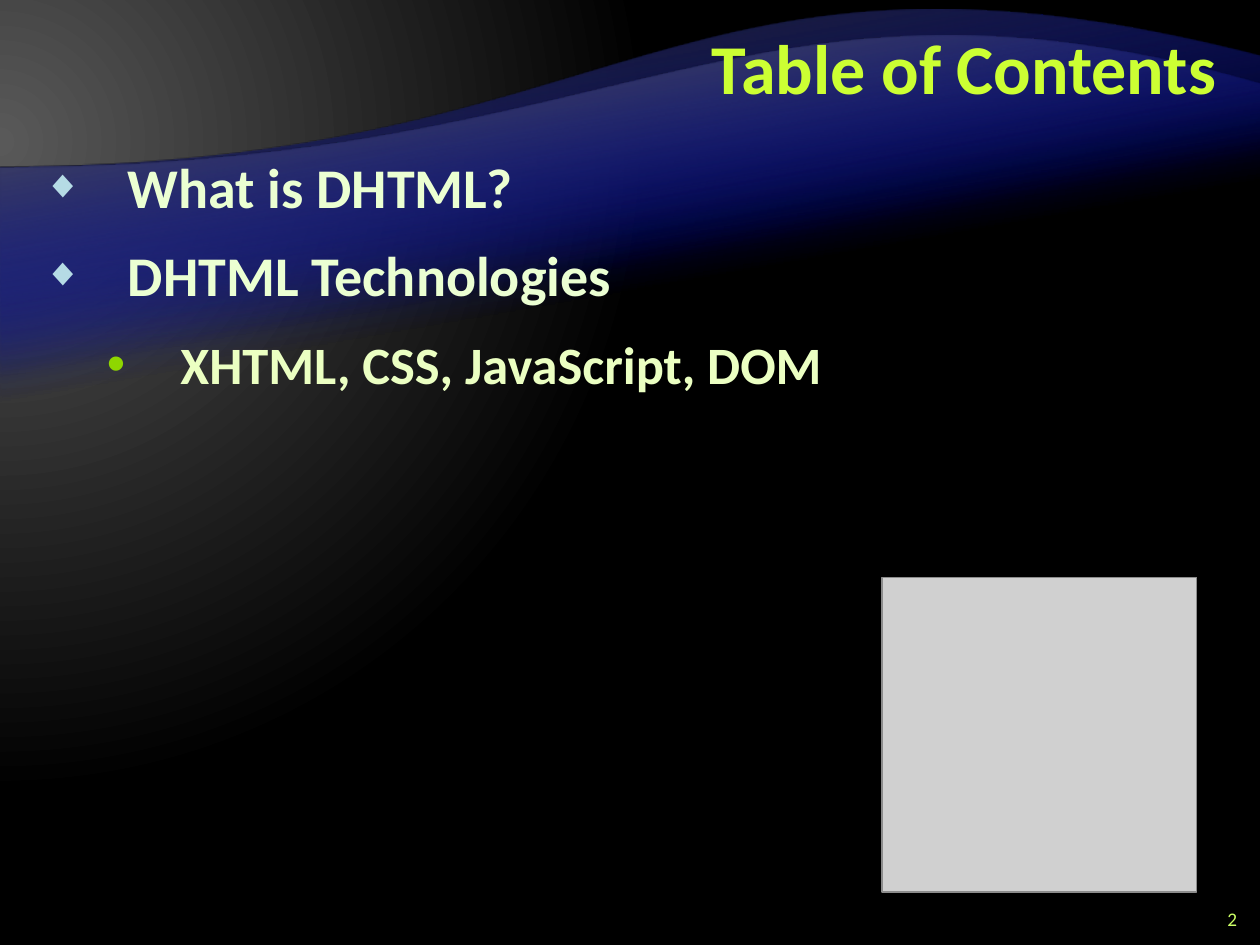
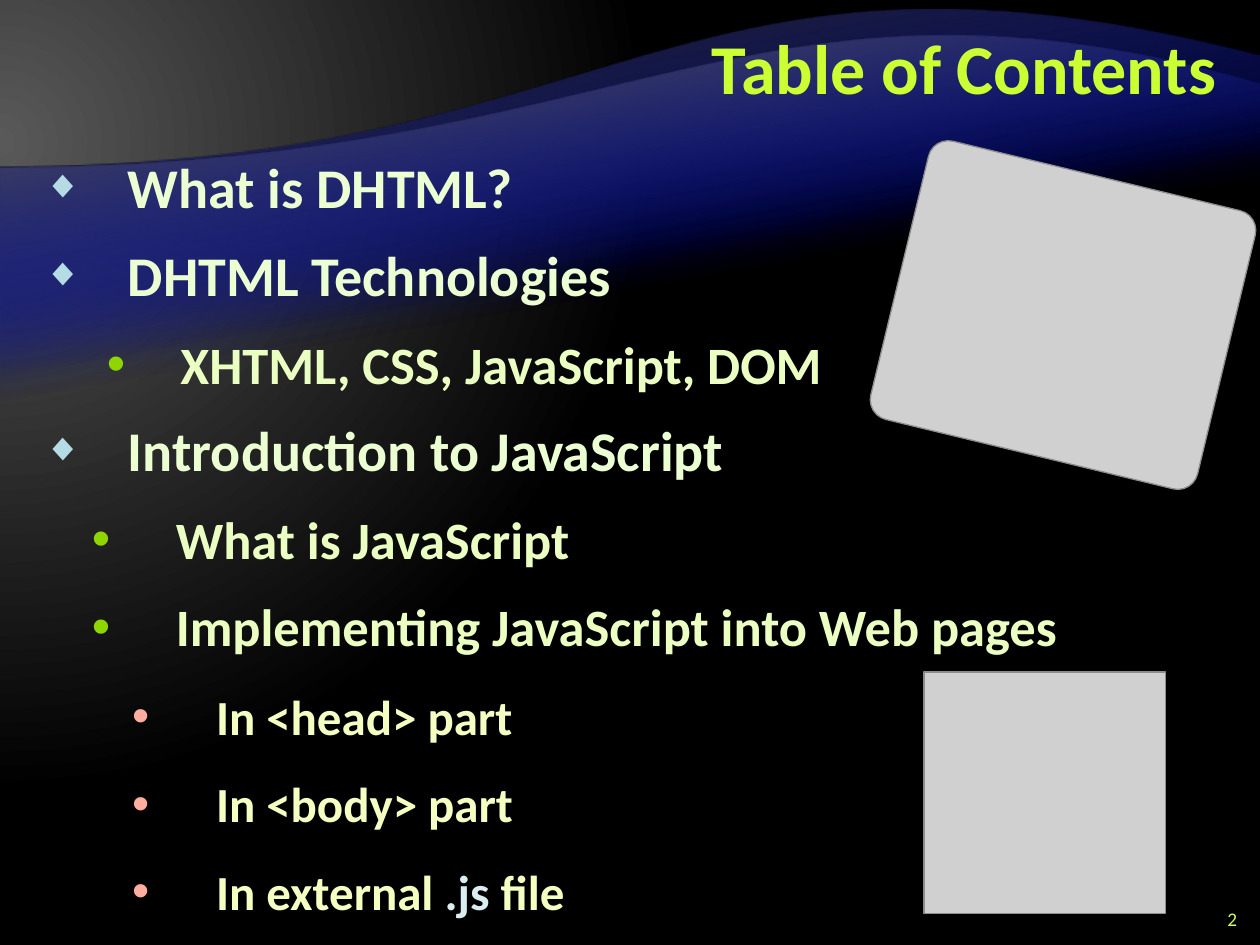
Before and after one commit to Lockheed01/aspnet-mvc-course, a slide deck: slide 2 of Lectures/9. JavaScript/JavaScript-Introduction.pptx. Drawn at 1260x945 pixels with LibreOffice and Linux fonts; fonts in the diff are those of the drawing; grey boxes stand for pictures; background and template pictures are left out. Boxes give left, top, right and bottom in pixels: in the first picture for what was removed or moved away, otherwise in the second. Text is boxed around its words. In the diff, an @@ line names an element or a change of style, - is before the commit and + after.

Commit message:
JavaScript presentation updated by Alexander Vakrilov

```diff
--- a/Lectures/9. JavaScript/JavaScript-Introduction.pptx
+++ b/Lectures/9. JavaScript/JavaScript-Introduction.pptx
@@ picture added at (x1=866, y1=136, x2=1260, y2=493) @@
@@ text at (x1=128, y1=431, x2=1057, y2=919): paragraphs added @@
+◆ Introduction to JavaScript
+  • What is JavaScript
+  • Implementing JavaScript into Web pages
+    • In <head> part
+    • In <body> part
+    • In external .js file
@@ picture resized from (x1=882, y1=577, x2=1197, y2=892) to (x1=924, y1=672, x2=1164, y2=912) @@
```
Also in this commit, not shown: 4 other slides changed, 2 slides added, 1 slide removed.
